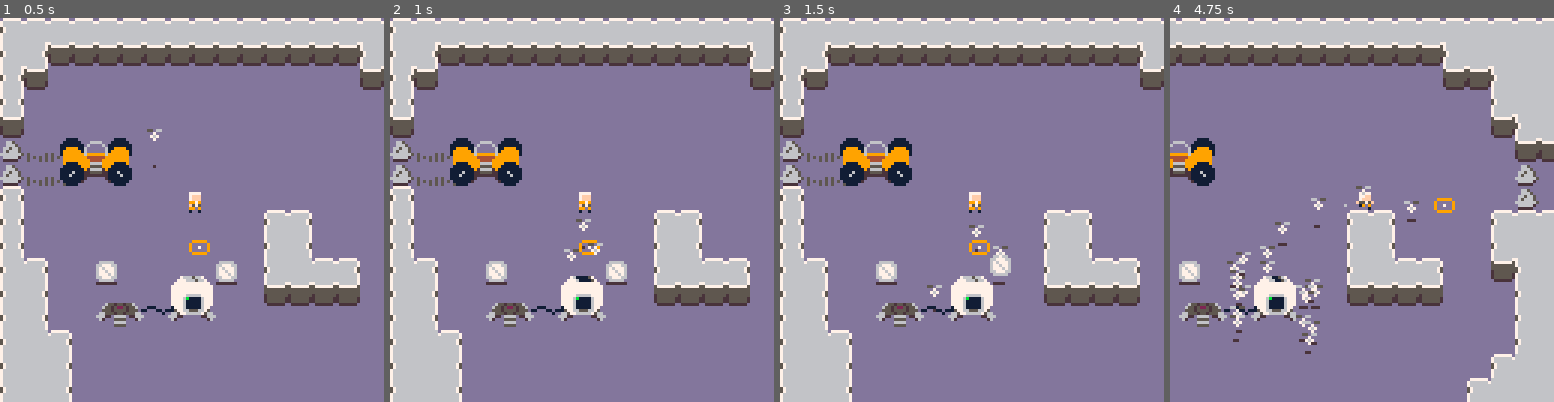
Above: before the commit, frames 1-4 (left to right).
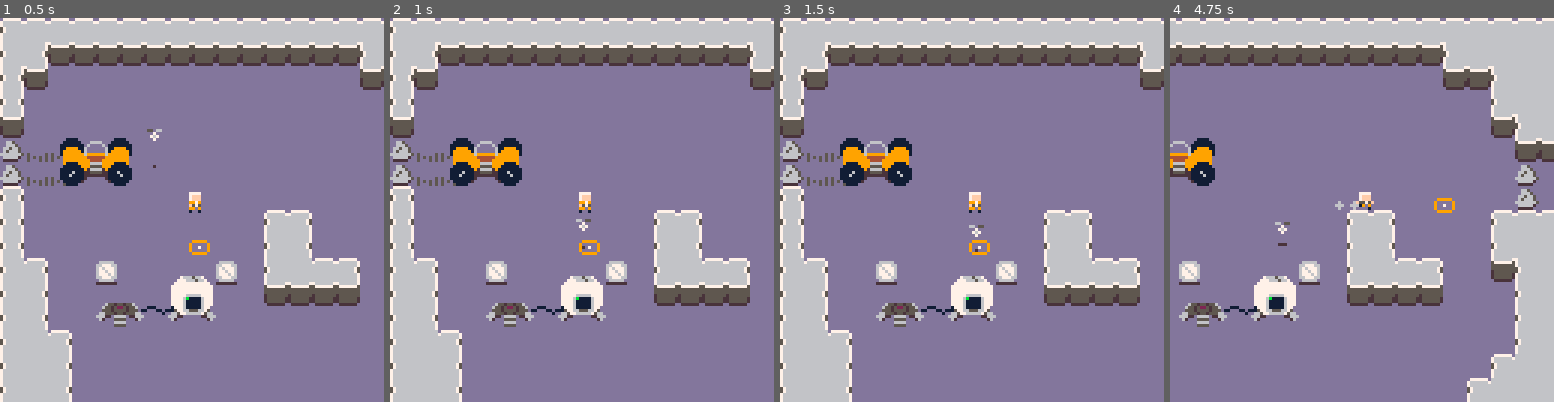
Above: after the commit, the same moments.

Repository: kevinthompson/moonbreak-p8
Game: PICO-8 cartridge moonbreak.p8
Two runs of this game, one before a commit and one after it. Both use one fixed random seed, a clock stepped at 60 frames per second and the inputs below.
Inputs:
- Up to frame 1 (0.5 s): tap X (X key) at 0.33 s
- Up to frame 2 (1 s): tap O (Z key) at 0.7 s
- Up to frame 3 (1.5 s): tap X (X key) at 1.07 s
- Up to frame 4 (4.75 s): hold Right 1.6-2.1 s; tap O (Z key) every 0.4 s from 1.7 to 4.5 s; tap X (X key) at 1.85, 2.97, 4.08 s; hold Up 2.15-2.42 s; hold Right 2.47-3.03 s; hold Left 3.08-3.58 s; hold Down 3.63-3.97 s; hold Right 4.02-4.68 s; hold Up from 4.73 s (still down)

Frame 1 is identical in both runs. In frame 2, 0.2% of the frame differs, in the area x 45-56%, y 52-69%; in frame 3, 0.5%; in frame 4, 1.6%, in the area x 14-65%, y 43-88%.

Commit message:
chore: remove temp bot spawning

Diff:
--- a/scripts/entities/spawner.lua
+++ b/scripts/entities/spawner.lua
@@ -3,9 +3,6 @@
 
   update = function(_ENV)
     entity.update(_ENV)
-    if btnp(4) then
-      _ENV:spawn_bot()
-    end
   end,
 
   draw = function(_ENV)
